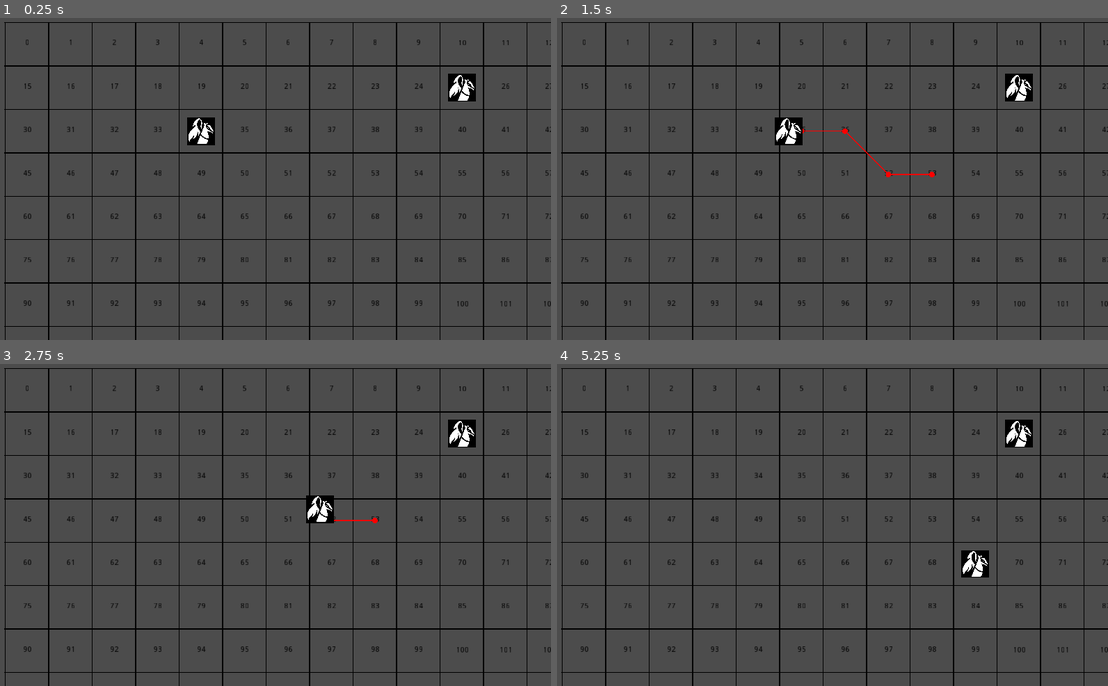
Above: before the commit, frames 1-4 (two rows, left to right).
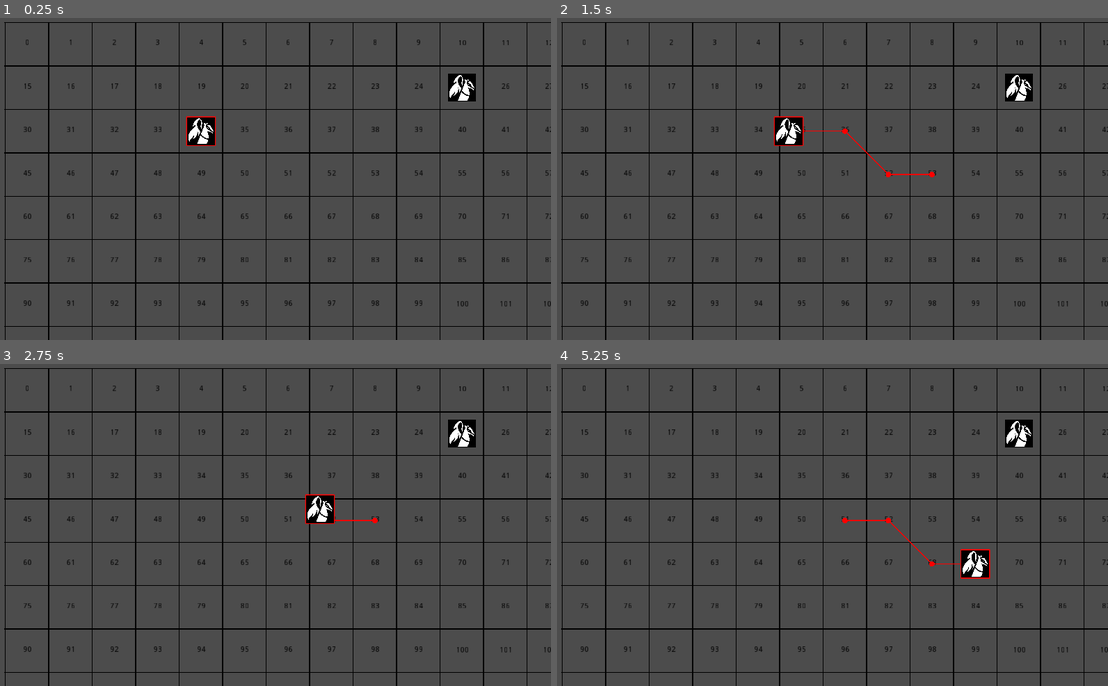
Above: after the commit, the same moments.

Repository: Loregret/godot-turn-based-template
Game: Godot game, scene res://objects/battle/Battle.tscn
Same seed, same stepped clock (60 frames per second), same inputs: the game is played once before the commit and once after it.
Inputs (mouse positions are in pixels of both pictures, inside the frame that each line leads up to):
- Up to frame 1 (0.25 s): no input
- Up to frame 2 (1.5 s): tap Enter at 0.5 s; move the mouse to (953, 159) at 0.52 s; click (953, 159) at 0.6 s; right-click (953, 159) at 0.8 s; move the mouse to (716, 195) at 1.27 s; right-click (716, 195) at 1.35 s
- Up to frame 3 (2.75 s): click (159, 541) at 1.55 s; move the mouse to (330, 450) at 2.02 s; click (330, 450) at 2.1 s; right-click (330, 450) at 2.3 s
- Up to frame 4 (5.25 s): move the mouse to (799, 589) at 2.77 s; right-click (799, 589) at 2.85 s; click (799, 589) at 3.05 s; move the mouse to (997, 573) at 3.52 s; click (997, 573) at 3.6 s; right-click (997, 573) at 3.8 s; tap Space at 4.25 s; move the mouse to (661, 473) at 4.27 s; right-click (661, 473) at 4.35 s; click (661, 473) at 4.55 s; move the mouse to (860, 521) at 5.02 s; click (860, 521) at 5.1 s

The runs differ from the first frame. In frame 1, less than 0.1% of the frame differs, in the area x 33-40%, y 30-40%; in frame 2, less than 0.1%; in frame 3, less than 0.1%; in frame 4, 0.2%, in the area x 51-79%, y 47-67%.

Commit message:
started working on unit selection

Diff:
--- a/objects/battle/Battle.tscn
+++ b/objects/battle/Battle.tscn
@@ -30,9 +30,6 @@
 line_thickness = 2.0
 grid_path = NodePath("..")
 
-[node name="Pathfinding" type="Node" parent="Grid"]
-script = ExtResource( 4 )
-
 [node name="Units" type="Node2D" parent="Grid"]
 __meta__ = {
 "_edit_lock_": true
@@ -46,3 +43,6 @@
 position = Vector2( 37, 38 )
 grid_path = NodePath("../..")
 index_on_grid = 25
+
+[node name="Pathfinding" type="Node" parent="Grid"]
+script = ExtResource( 4 )
--- a/objects/battle/draw.gd
+++ b/objects/battle/draw.gd
@@ -1,4 +1,3 @@
-tool
 extends Node2D
 
 
@@ -9,9 +8,11 @@
 export var draw_connections := true
 export var draw_indexes := true
 export var draw_unit_path := true
+export var draw_unit_selection := true
 # Customization
 export var color := Color.black
 export var connection_color := Color("#47000000")
+export var sub_color := Color.red
 export var line_thickness := 4.5
 # Nodes
 export var grid_path: NodePath
@@ -21,6 +22,7 @@
 var size: Vector2
 var pathfinding: Node
 
+var grid_has_been_drawn := false
 
 func _ready() -> void:
 	if has_node(grid_path):
@@ -33,15 +35,19 @@
 		push_error( "draw script: grid_path is invalid")
 
 
+func _process(_delta):
+	update()
+
+
 func _draw() -> void:
 	if has_node(grid_path) and draw:
 		if draw_grid: _draw_grid()
-		if Engine.editor_hint: return
 		if draw_connections: _draw_point_connections()
 		if draw_indexes: _draw_indexes()
 		if draw_points: _draw_points()
-		if draw_unit_path: _draw_unit_path(grid.selected_unit)
-
+		if grid.selected_unit != null:
+			if draw_unit_path: _draw_unit_path(grid.selected_unit)
+			if draw_unit_selection: _draw_unit_selection(grid.selected_unit)
 
 func _draw_grid() -> void:
 	for x in range(0, size.x + 1):
@@ -70,12 +76,17 @@
 
 func _draw_points() -> void:
 	for i in pathfinding.astar.get_points():
-		draw_circle(pathfinding.astar.get_point_position(i), 2.0, Color.red)
+		draw_circle(pathfinding.astar.get_point_position(i), 2.0, sub_color)
 
 
-func _draw_unit_path(unit) -> void:
+func _draw_unit_path(unit: Node2D) -> void:
 	for i in range(0, unit.path.size()):
 		if unit.path.size() > 1:
-			draw_circle(unit.path[i], 5.0, Color.red)
+			draw_circle(unit.path[i], 5.0, sub_color)
 			if i < unit.path.size() - 1:
-				draw_line(unit.path[i], unit.path[i+1], Color.red, 1.6)
+				draw_line(unit.path[i], unit.path[i+1], sub_color, 1.6)
+
+
+func _draw_unit_selection(unit: Node2D) -> void:
+	draw_rect(Rect2(unit.position - (unit.sprite.get_rect().size * unit.sprite.scale )/2,
+	unit.sprite.get_rect().size * unit.sprite.scale), sub_color, false, 2.0, true)
--- a/objects/battle/grid.gd
+++ b/objects/battle/grid.gd
@@ -8,7 +8,7 @@
 
 onready var draw = $Draw
 onready var pathfinding = $Pathfinding
-onready var selected_unit := get_node("Units/Unit")
+onready var selected_unit := get_node_or_null("Units/Unit")
 onready var grid_real_size := grid_size * cell_size
 
 
@@ -17,11 +17,16 @@
 
 
 func _input(event):
-	if event.is_action_released("LeftClick") and is_within_bounds(get_global_mouse_position()) and not selected_unit.is_moving:
-		selected_unit.move_to_index(pathfinding.astar.get_closest_point(get_global_mouse_position() - position), true)
-		print("grid mouse input: ", get_global_mouse_position() - position)
-		print("Unit ",selected_unit.get_instance_id()," moving to cell: ",
-		pathfinding.astar.get_closest_point(get_global_mouse_position()))
+	# Movement
+	if event.is_action_released("LeftClick") and selected_unit != null:
+		if is_within_bounds(get_global_mouse_position()) and not selected_unit.is_moving:
+			selected_unit.move_to_index(pathfinding.astar.get_closest_point(get_global_mouse_position() - position), true)
+	# Selection
+	if event.is_action_released("LeftClick") and selected_unit == null:
+		print(1111)
+	# Deselect
+	if event.is_action_released('RightClick') and not selected_unit.is_moving:
+		selected_unit = null
 
 
 func generate_pathfinding() -> void:
--- a/objects/battle/unit.gd
+++ b/objects/battle/unit.gd
@@ -1,13 +1,14 @@
 extends Node2D
-var grid:Node2D
 
 export var grid_path: NodePath
 export var index_on_grid: int = 0
 
 var is_moving := false
 var path: PoolVector2Array
+var grid:Node2D
 
 onready var tween := $Tween
+onready var sprite := $Sprite
 
 
 func _ready():
@@ -15,6 +16,14 @@
 	grid = get_node(grid_path)
 	yield(get_tree().create_timer(0.01), "timeout")
 	move_to_index(index_on_grid, false)
+
+
+func is_within_bounds(pos:Vector2) -> bool:
+	if pos >= position + (grid.unit.sprite.get_rect().size * grid.unit.sprite.scale) / 2:
+		return true
+	if pos <= position - (grid.unit.sprite.get_rect().size * grid.unit.sprite.scale) / 2:
+		return true
+	return false
 
 
 func grid_path_is_valid() -> bool:
@@ -37,7 +46,6 @@
 			index_on_grid = index
 			grid.pathfinding.astar.set_point_disabled(index_on_grid, true)
 			path.remove(0)
-			grid.draw.update()
 		is_moving = false
 		path = []
 	else:
--- a/project.godot
+++ b/project.godot
@@ -29,6 +29,11 @@
 "events": [ Object(InputEventMouseButton,"resource_local_to_scene":false,"resource_name":"","device":0,"alt":false,"shi …(212 unchanged characters)…
  ]
 }
+RightClick={
+"deadzone": 0.5,
+"events": [ Object(InputEventMouseButton,"resource_local_to_scene":false,"resource_name":"","device":0,"alt":false,"shift":false,"control":false,"meta":false,"command":false,"button_mask":0,"position":Vector2( 0, 0 ),"global_position":Vector2( 0, 0 ),"factor":1.0,"button_index":2,"pressed":false,"doubleclick":false,"script":null)
+ ]
+}
 
 [physics]
 
